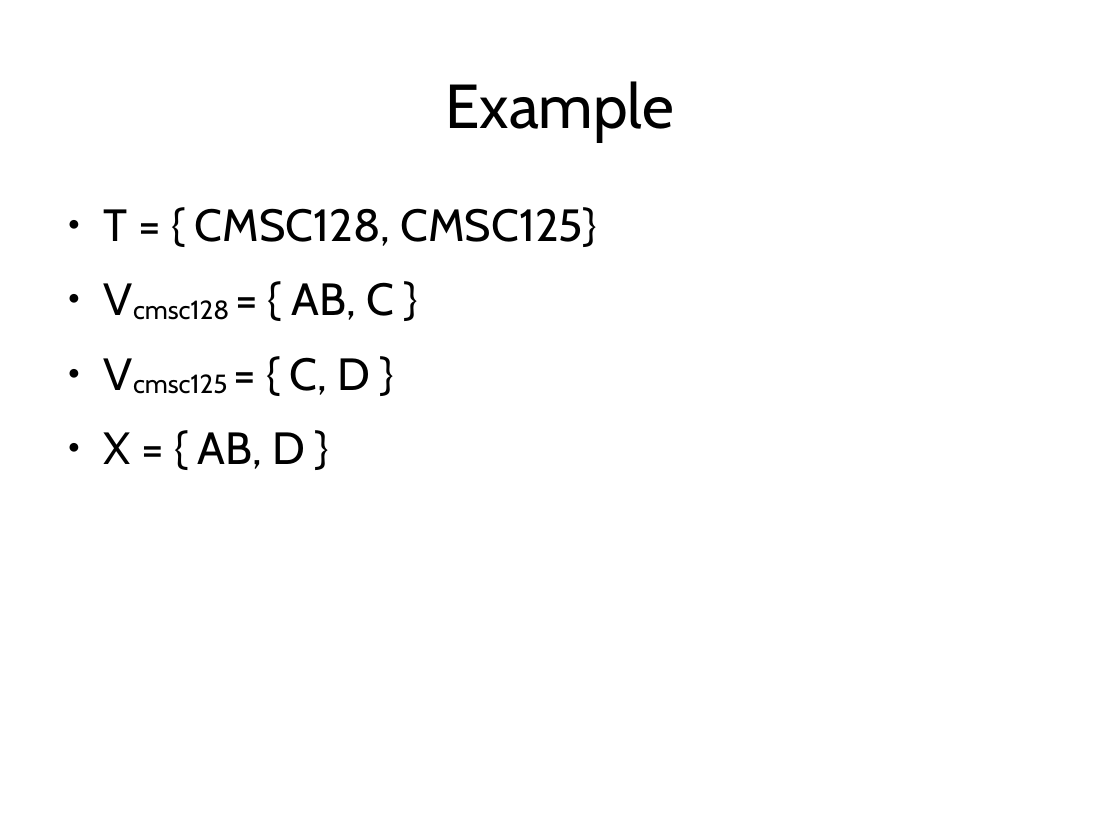
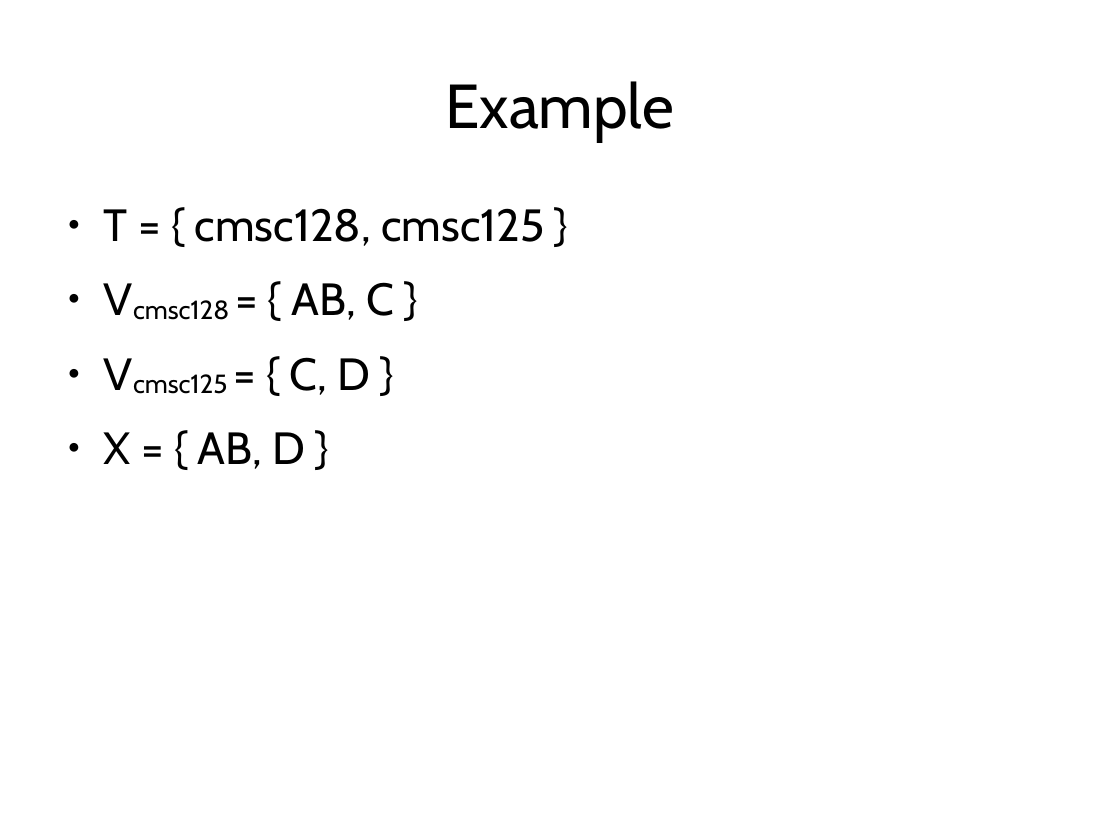
Before and after one commit to jachermocilla/jach-homepage, a slide deck: slide 18 of seminar-2008.odp. Drawn at 1120x840 pixels with LibreOffice and Linux fonts; fonts in the diff are those of the drawing. Boxes give left, top, right and bottom in pixels: in the first picture for what was removed or moved away, otherwise in the second. Text is boxed around its words. In the diff, an @@ line names an element or a change of style, - is before the commit and + after.

```diff
--- a/seminar-2008.odp
+++ b/seminar-2008.odp
@@ text at (x1=104, y1=208, x2=544, y2=246): text changed @@
-● T = { CMSC128, CMSC125}
+● T = { cmsc128, cmsc125 }
```
Also in this commit, not shown: 1 other slide changed, 2 slides added.
